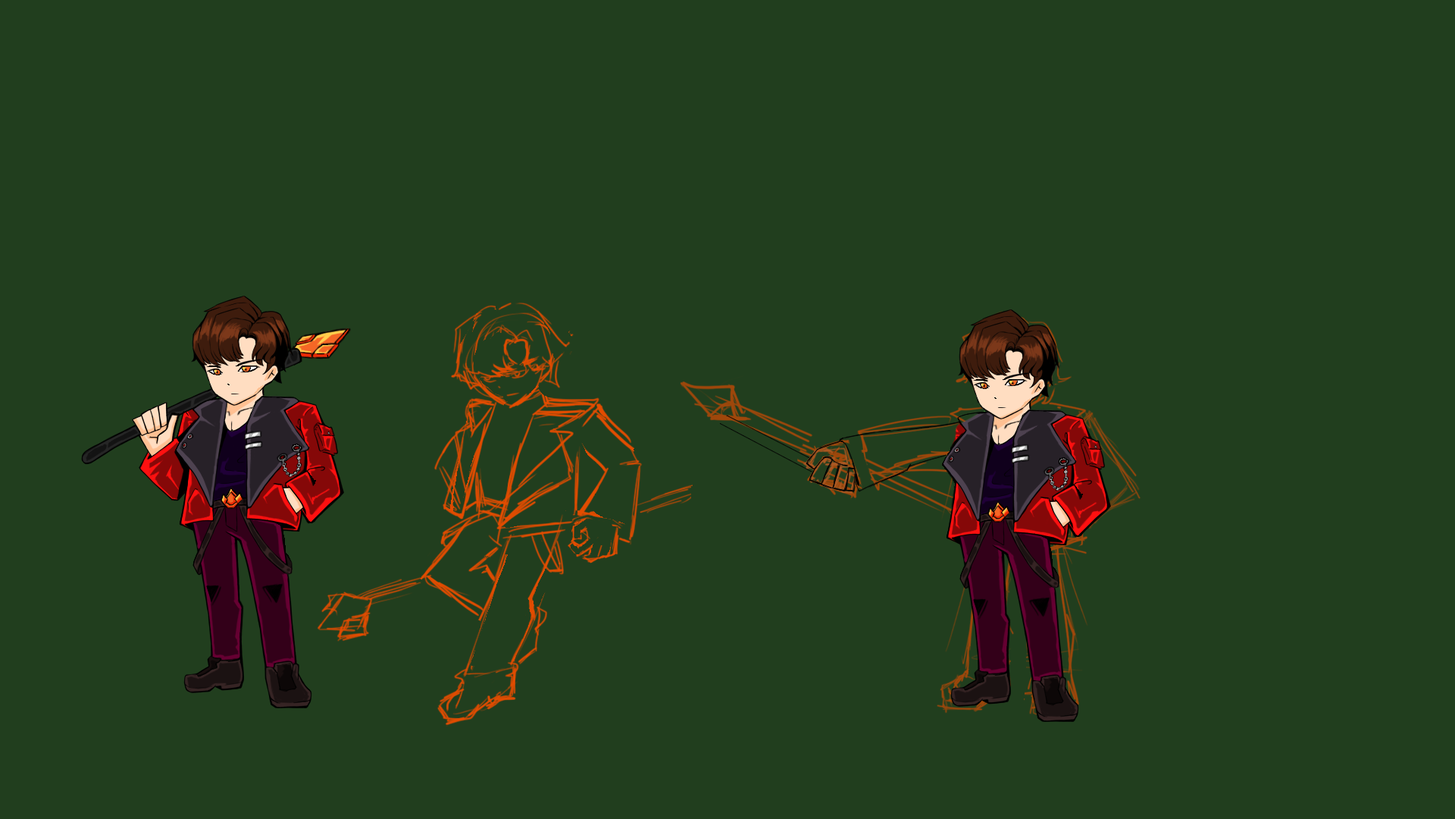
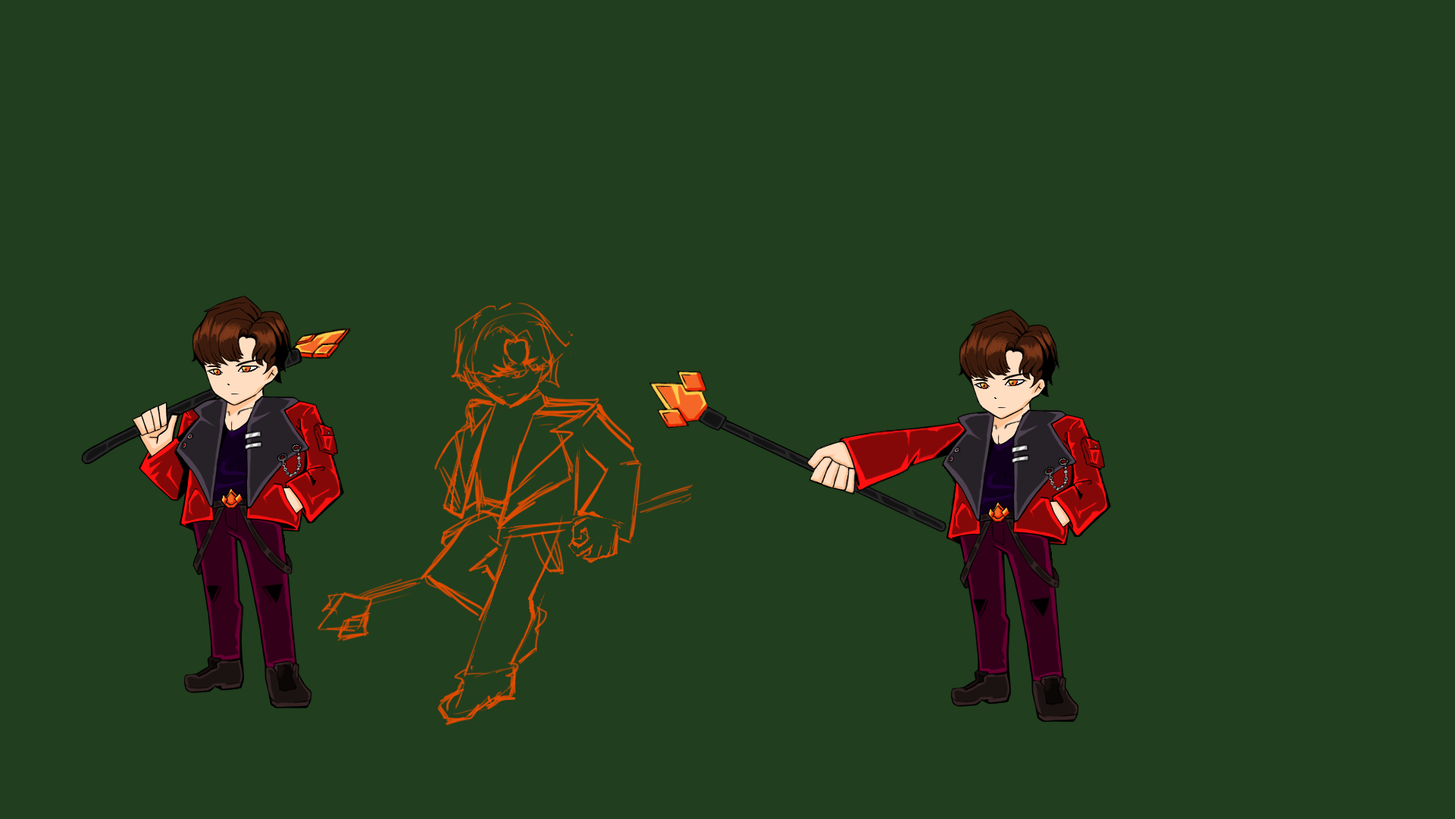
Revision of a layered w=1455, h=819 image; what changed, layer by layer:
painted on "화염족 어둠" (1st of 2, in "화염족 스킬시전" › "화염족 스탠딩tlsj") over left=807, top=440, right=857, bottom=495
painted on "화염족 선" (1st of 2, in "화염족 스킬시전" › "화염족 스탠딩tlsj") over left=719, top=413, right=980, bottom=495
painted on "화염족 빛" (1st of 2, in "화염족 스킬시전" › "화염족 스탠딩tlsj") over left=840, top=408, right=990, bottom=492
painted on "화염족 채색" (1st of 2, in "화염족 스킬시전" › "화염족 스탠딩tlsj") over left=805, top=411, right=987, bottom=495
added layer "지팡이 선" in group "화염족 스탠딩tlsj" over left=648, top=369, right=947, bottom=533
added layer "지팡이 빛" (overlay) in group "화염족 스탠딩tlsj" over left=651, top=371, right=946, bottom=531
added layer "지팡이 어둠" (multiply) in group "화염족 스탠딩tlsj" over left=658, top=371, right=709, bottom=428
added layer "지팡이 채색" in group "화염족 스탠딩tlsj" over left=651, top=371, right=947, bottom=532
hid "화염족 러프" (2nd of 3, in "화염족 스킬시전") over left=679, top=310, right=1142, bottom=720
